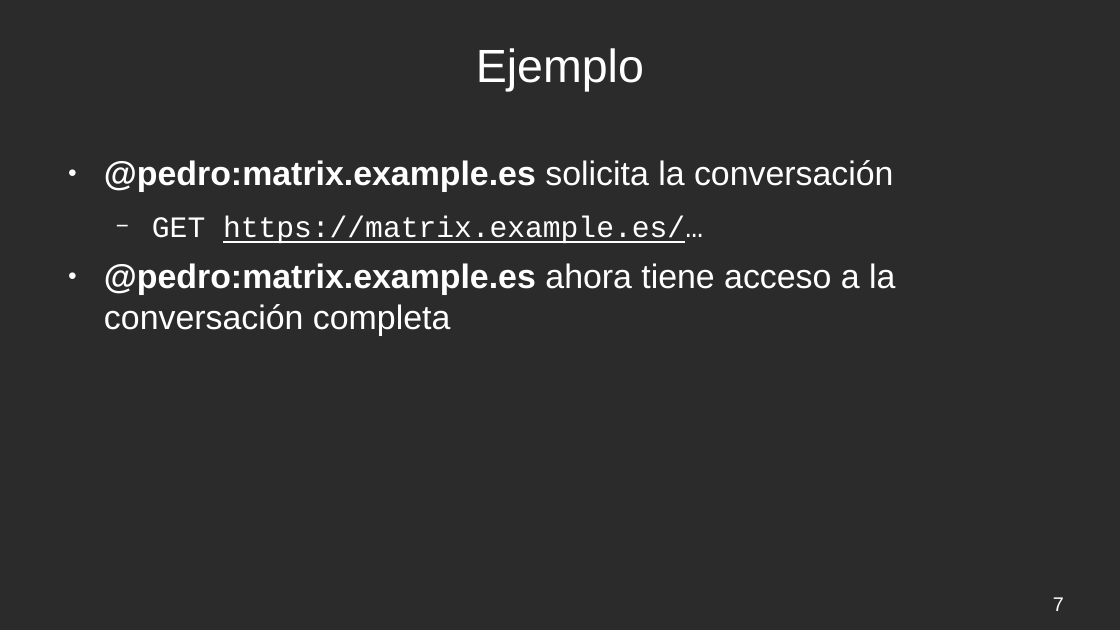
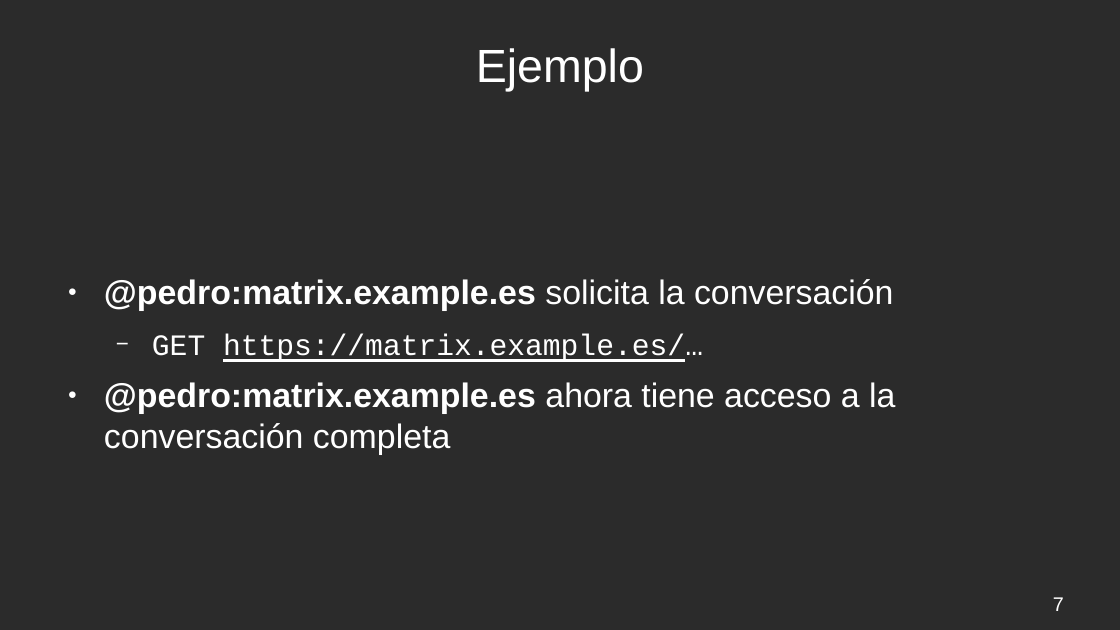
Before and after one commit to Alxe/UGR_FR, a slide deck: slide 7 of Matrix/matrix.odp. Drawn at 1120x630 pixels with LibreOffice and Linux fonts; fonts in the diff are those of the drawing; background and template pictures are left out; a plain dark background stands for a picture behind light text. Boxes give left, top, right and bottom in pixels: in the first picture for what was removed or moved away, otherwise in the second. Text is boxed around its words. In the diff, an @@ line names an element or a change of style, - is before the commit and + after.

Commit message:
Updated Matrix slides

```diff
--- a/Matrix/matrix.odp
+++ b/Matrix/matrix.odp
@@ text "@pedro:matrix.example.es solicita la conversación" at [104,279,895,455]: vertical alignment top to middle @@
```
Also in this commit, not shown: 1 other file.
